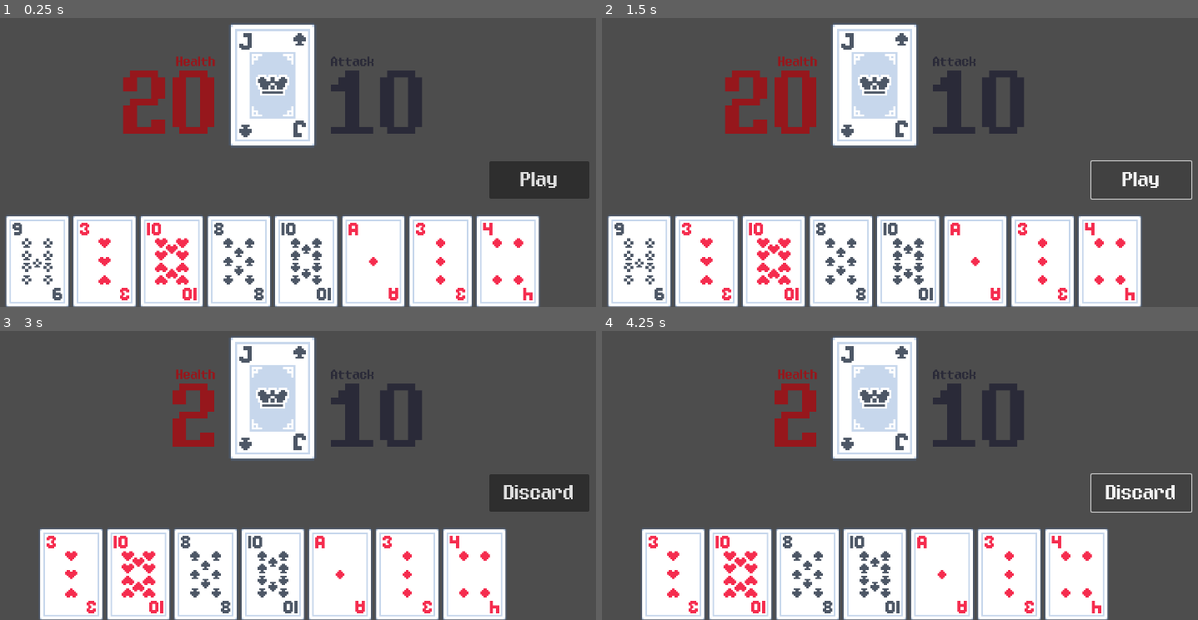
Above: before the commit, frames 1-4 (two rows, left to right).
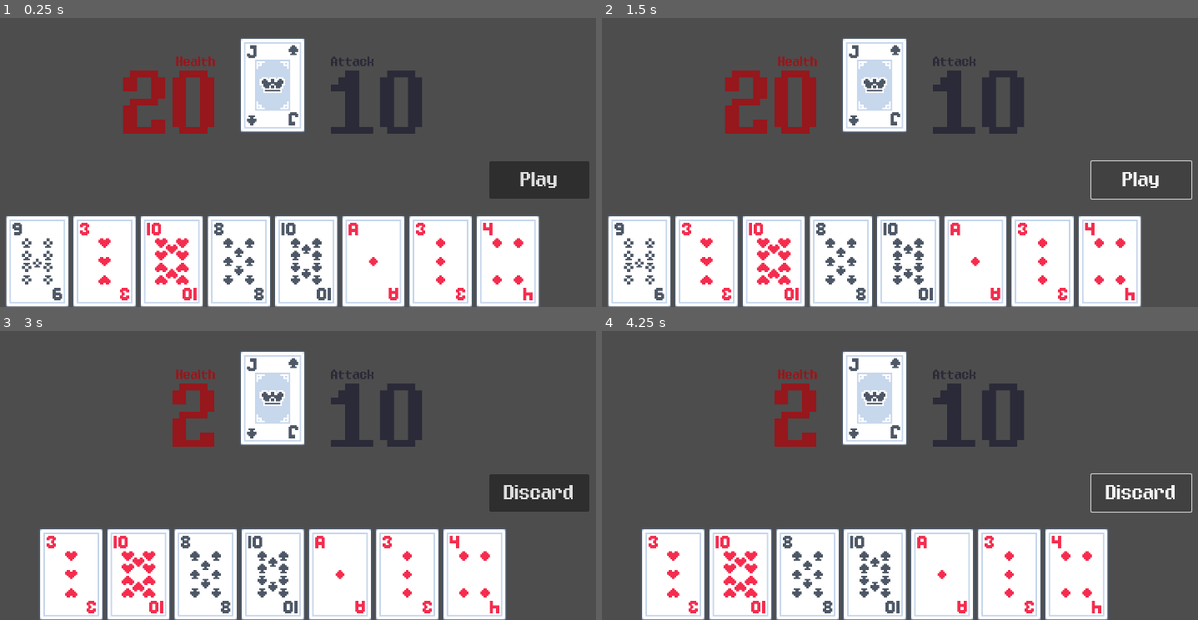
Above: after the commit, the same moments.

Repository: austintian03/regicide-clone
Game: Godot game, scene res://scenes/game.tscn
Same seed, same stepped clock (60 frames per second), same inputs: the game is played once before the commit and once after it.
Inputs (mouse positions are in pixels of both pictures, inside the frame that each line leads up to):
- Up to frame 1 (0.25 s): no input
- Up to frame 2 (1.5 s): click "Play" at 0.5 s; click "Play" at 1.25 s
- Up to frame 3 (3 s): click "Play" at 2 s; tap Enter at 2.75 s; move the mouse to (35, 573) at 2.77 s; press the mouse at (35, 573) at 2.78 s
- Up to frame 4 (4.25 s): release the mouse at (637, 573) at 3.5 s; click "Discard" at 3.5 s

The runs differ from the first frame. In frame 1, 4.3% of the frame differs, in the area x 38-54%, y 1-45%; in frame 2, 4.3%; in frame 3, 4.3%; in frame 4, 4.3%.

Commit message:
Change BossCard to inherit from Control instead of Node2D for UI anchoring purposes

Diff:
--- a/scenes/boss_card.tscn
+++ b/scenes/boss_card.tscn
@@ -3,9 +3,29 @@
 [ext_resource type="Script" uid="uid://dltcr1kk03r6r" path="res://scripts/boss_card.gd" id="1_nhtf2"]
 [ext_resource type="Texture2D" uid="uid://coshan26ncdxp" path="res://assets/cards/card_clubs_K.png" id="2_ik4qx"]
 
-[node name="BossCard" type="Node2D"]
+[node name="BossCard" type="Control"]
+layout_mode = 3
+anchors_preset = 8
+anchor_left = 0.5
+anchor_top = 0.5
+anchor_right = 0.5
+anchor_bottom = 0.5
+grow_horizontal = 2
+grow_vertical = 2
 script = ExtResource("1_nhtf2")
 
-[node name="Sprite2D" type="Sprite2D" parent="."]
-scale = Vector2(4, 4)
+[node name="CardSprite" type="TextureRect" parent="."]
+layout_mode = 1
+anchors_preset = 8
+anchor_left = 0.5
+anchor_top = 0.5
+anchor_right = 0.5
+anchor_bottom = 0.5
+offset_left = -98.0
+offset_top = -98.0
+offset_right = 98.0
+offset_bottom = 98.0
+grow_horizontal = 2
+grow_vertical = 2
 texture = ExtResource("2_ik4qx")
+stretch_mode = 5
--- a/scripts/boss_card.gd
+++ b/scripts/boss_card.gd
@@ -1,14 +1,14 @@
 class_name BossCard
-extends Node2D
+extends Control
 
-@onready var sprite: Sprite2D = $Sprite2D
+@onready var card_sprite: TextureRect = $CardSprite
 
 var card: CardResource
 var health: int
 
 func set_card(p_card: CardResource) -> void:
 	card = p_card
-	sprite.texture = card.texture
+	card_sprite.texture = card.texture
 	match card.rank:
 		11:
 			health = 20
